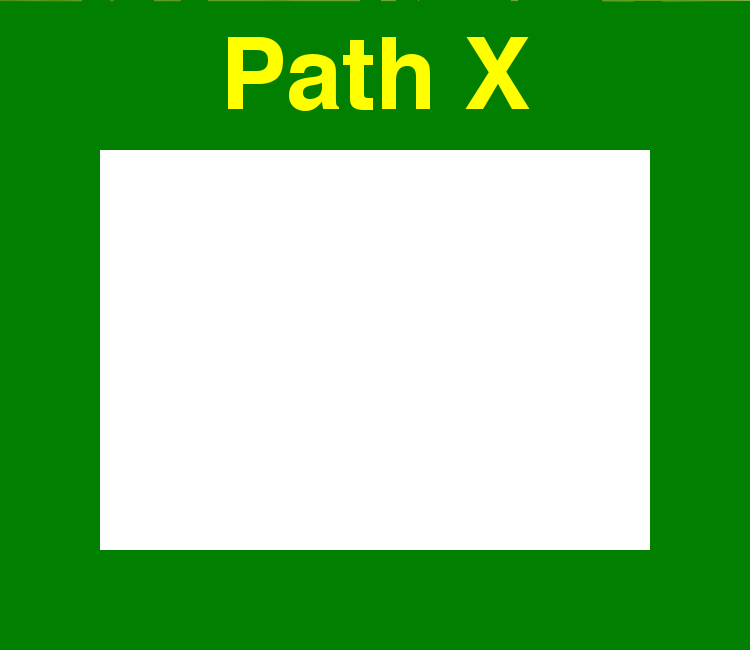
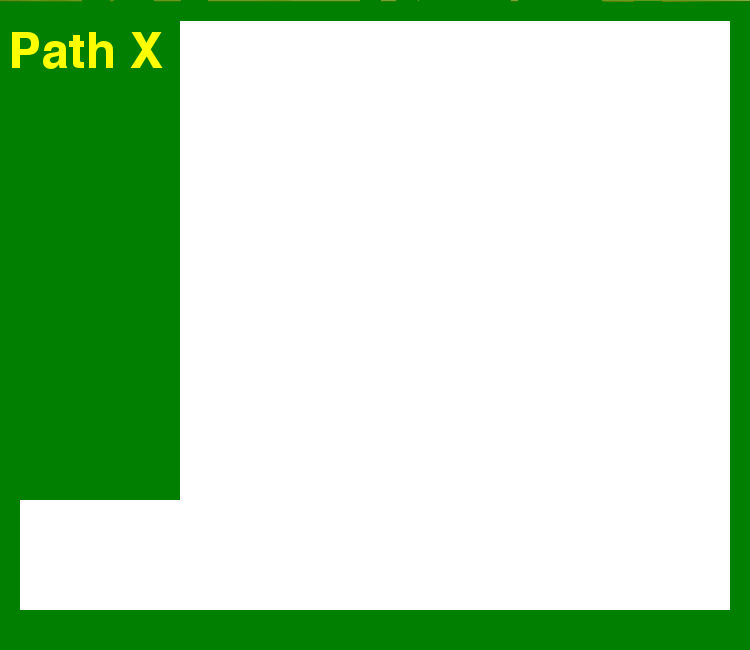
Before/after of a 750×650 layered artwork. What changed in the layer stack:
painted on "Path X" over [12, 32, 530, 111]
painted on "BackgroundMenu.png" over [20, 21, 730, 610]
